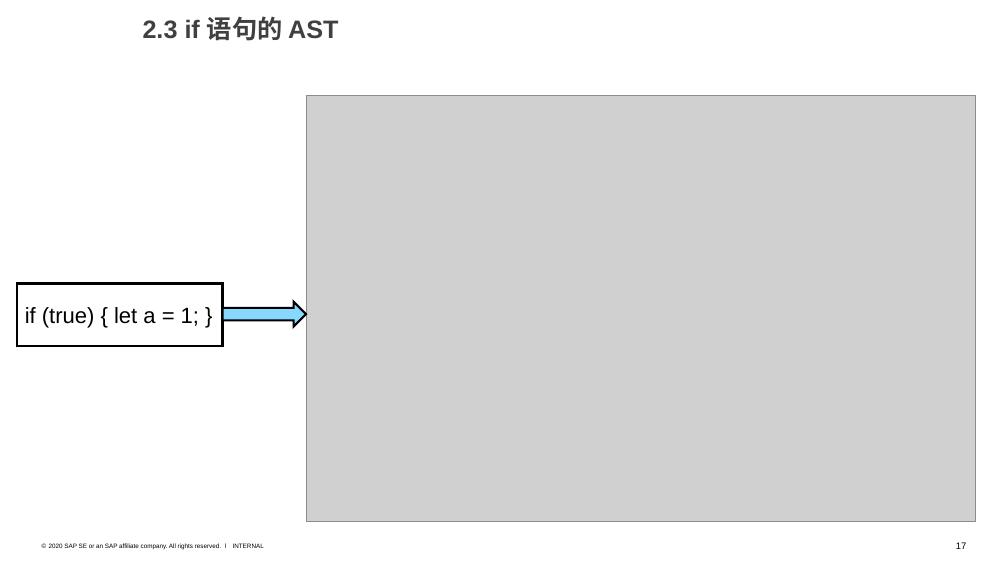
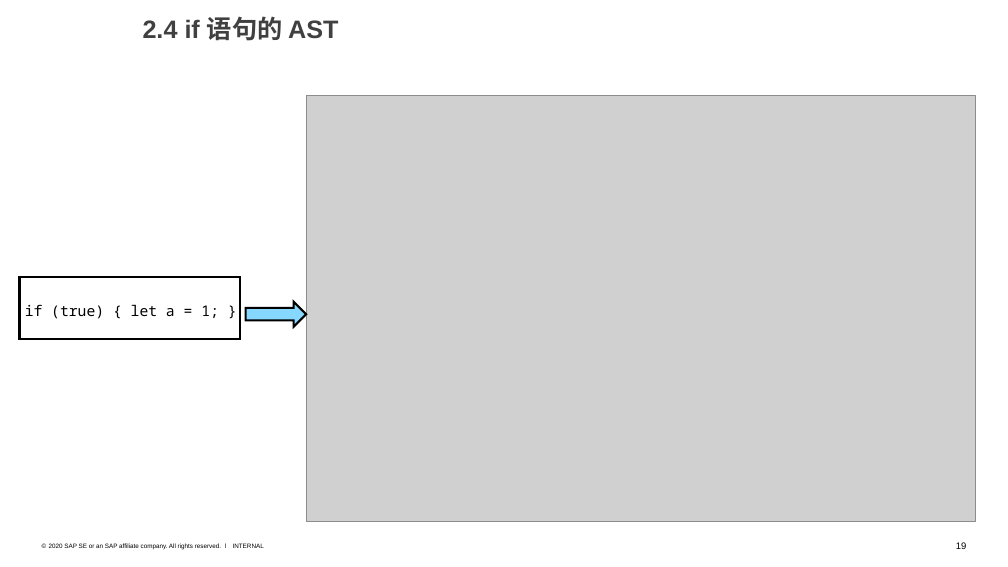
Before and after one commit to jiweiyuan/programmer, a slide deck: slide 19 of programming/scope-and-closure/作用域与闭包.pptx (slide 17 before the commit). Drawn at 1008x567 pixels with LibreOffice and Linux fonts; fonts in the diff are those of the drawing; grey boxes stand for pictures. Boxes give left, top, right and bottom in pixels: in the first picture for what was removed or moved away, otherwise in the second. Text is boxed around its words. In the diff, an @@ line names an element or a change of style, - is before the commit and + after.

```diff
--- a/programming/scope-and-closure/作用域与闭包.pptx
+++ b/programming/scope-and-closure/作用域与闭包.pptx
@@ text at (143,16,338,41): text changed @@
-2.3 if 语句的 AST
+2.4 if 语句的 AST
@@ text "if (true) { let a ..." at (25,304,219,319): size 21 to 14 pt, font Arial to Noto Sans Mono @@
@@ rectangle: place and size @@
-rectangle at (17,283,223,346)
+rectangle at (20,277,240,339)
@@ right arrow: place and size @@
-right arrow at (223,301,306,326)
+right arrow at (246,301,306,326)
@@ page number at (956,542,967,549): text changed @@
-17
+19
```
Also in this commit, not shown: 8 other slides changed, 3 slides added, 4 other files.
